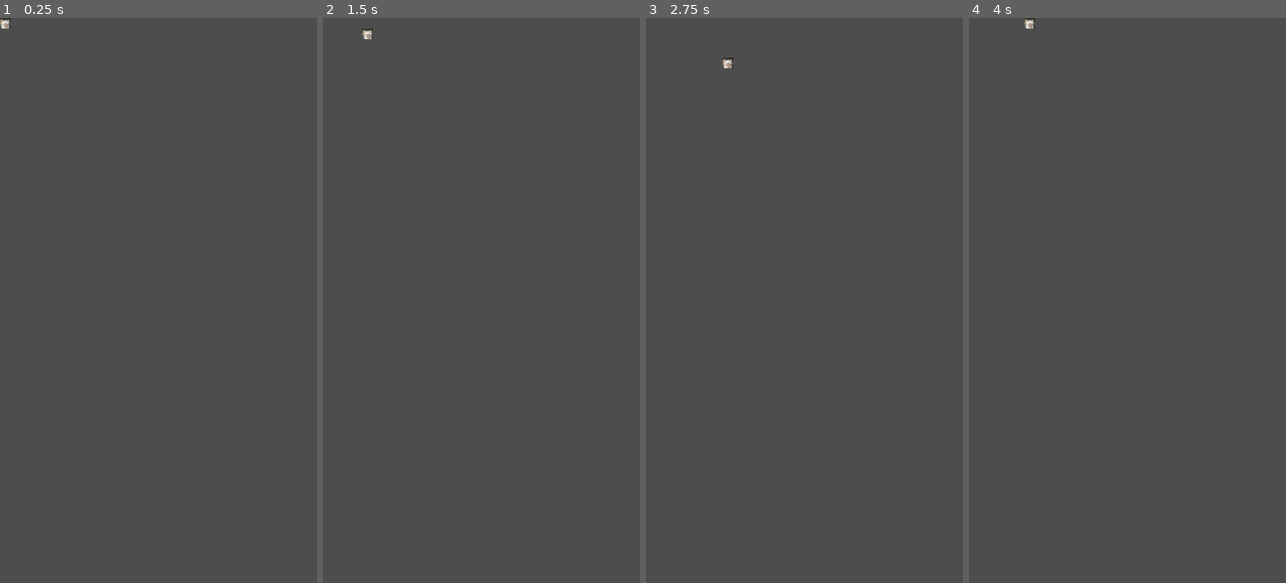
Above: before the commit, frames 1-4 (left to right).
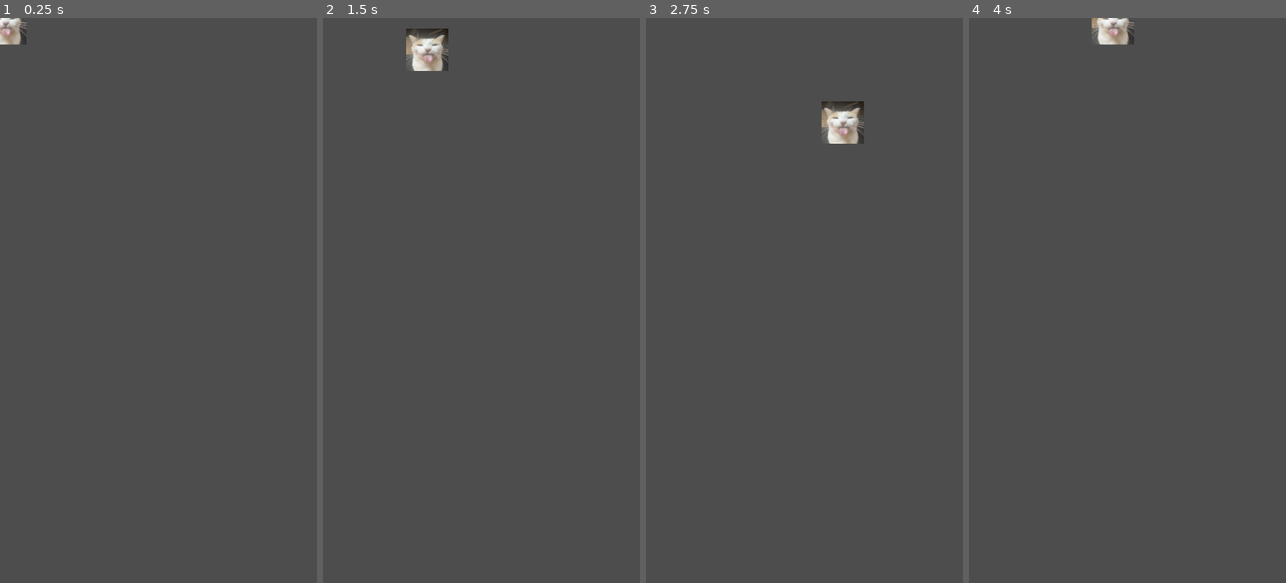
Above: after the commit, the same moments.

Repository: Undertovv/HS-GameJam_chicxulub
Game: Godot game, scene res://scenes/player.tscn
Two runs of this game, one before a commit and one after it. Both use one fixed random seed, a clock stepped at 60 frames per second and the inputs below. This scene is started directly instead of the project's main scene.
Inputs:
- Up to frame 1 (0.25 s): no input
- Up to frame 2 (1.5 s): tap Enter at 0.5 s; hold D (pivotRight) 0.53-1.28 s; hold S (pivotDown) from 1.28 s (still down)
- Up to frame 3 (2.75 s): release S (pivotDown) at 2.03 s; hold D (pivotRight) from 2.03 s (still down)
- Up to frame 4 (4 s): release D (pivotRight) at 2.78 s; hold W (pivotUp) 2.78-3.53 s; hold A (pivotLeft) from 3.53 s (still down)

The runs differ from the first frame. In frame 1, 0.3% of the frame differs, in the area x 0-9%, y 0-5%; in frame 2, 0.9%, in the area x 12-40%, y 1-10%; in frame 3, 0.9%; in frame 4, 0.6%.

Commit message:
Improved movement

Diff:
--- a/scenes/player.tscn
+++ b/scenes/player.tscn
@@ -7,6 +7,7 @@
 
 [node name="Player" type="Node2D"]
 script = ExtResource("1_72g2y")
+speed = 5.0
 
 [node name="Area2D" type="Area2D" parent="."]
 
@@ -19,5 +20,5 @@
 
 [node name="Sprite2D" type="Sprite2D" parent="Area2D"]
 position = Vector2(12, 12)
-scale = Vector2(0.1, 0.1)
+scale = Vector2(0.4, 0.4)
 texture = ExtResource("2_8jqik")
--- a/scripts/player/player.gd
+++ b/scripts/player/player.gd
@@ -1,15 +1,17 @@
 extends Node2D
 
-@export
-var speed = 2.0
+@export var speed = 2.0
 var direction = Vector2(0, 0)
 
 	#Get his ass movin AND schmoovin.
 func _process(delta: float) -> void:
-	direction = Input.get_vector("pivotLeft","pivotRight","pivotUp","pivotDown")
+	var input: Vector2 = Input.get_vector("pivotLeft","pivotRight","pivotUp","pivotDown").normalized()
+	if direction != input and input != Vector2(0,0):
+		direction = input
+
+	#For testing, remove later
 	schmoove(direction)
 
 func schmoove(direction):
-	#translate movement collected from proc to translate functions
-	#translate functions will be called when ready
+	#main movement function, translates movement collected from proc
 	translate(direction * speed);
